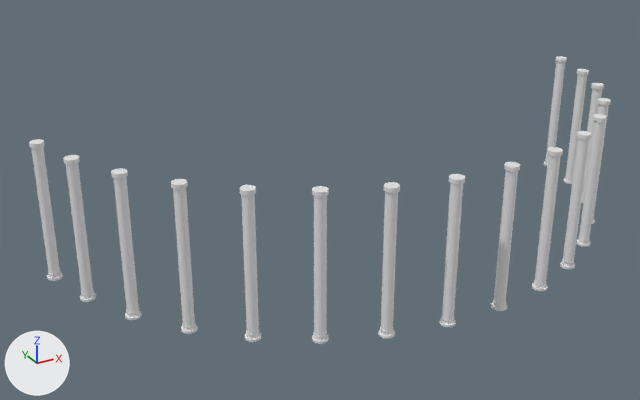
The OBJ model thehive/assets/Models/INT8_T/65.obj: old version first, new version second.
Before and after are seen from a camera (50 mm lens) standing at (-84.9, -119.1, 64.6) and looking at (-12.9, 11.8, -0.9). Arrows for +X, +Y and +Z are at lower left; the lights stay in place. Where no turn or scale is listed for an object, it has been applied to the vertices.

In view in the first picture: 'COLUMNAS_Cylinder.015'.
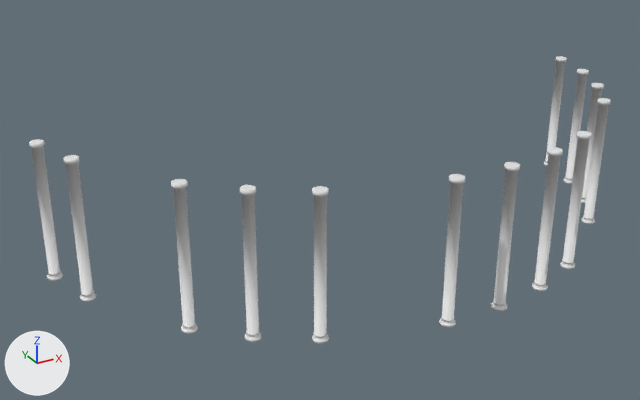
Pixel boxes [x1, y1, x2, y2] of what changed, in the pictures (640 x 400 px):
part 1 of me_columnas_cylinder_015, deleted
    before: [576, 114, 607, 247]
part 2 of me_columnas_cylinder_015, deleted
    before: [378, 182, 400, 339]
part 3 of me_columnas_cylinder_015, deleted
    before: [111, 168, 142, 320]

The change in detail:
me_columnas_cylinder_015 is used by ob_columnas_cylinder_015; location (0.0, 0.0, 0.0).
me_columnas_cylinder_015 had 2880 vertices, 5696 faces and spanned x -59.9..60.1, y -19.9..30.0, z -13.0..13.1.
me_columnas_cylinder_015 now has 2340 vertices, 4628 faces and spans x -59.9..60.1, y -19.9..30.0, z -13.0..13.1.
me_columnas_cylinder_015 part 1: the loose piece of 180 vertices spanning x 34.1..36.8, y -8.7..-6.0, z -13.0..13.1 is deleted.
me_columnas_cylinder_015 part 2: the loose piece of 180 vertices spanning x -17.5..-14.8, y -17.8..-15.1, z -13.0..13.1 is deleted.
me_columnas_cylinder_015 part 3: the loose piece of 180 vertices spanning x -51.6..-48.9, y 7.4..10.1, z -13.0..13.1 is deleted.
me_columnas_cylinder_015 part 4: the surface is now shaded smooth.
